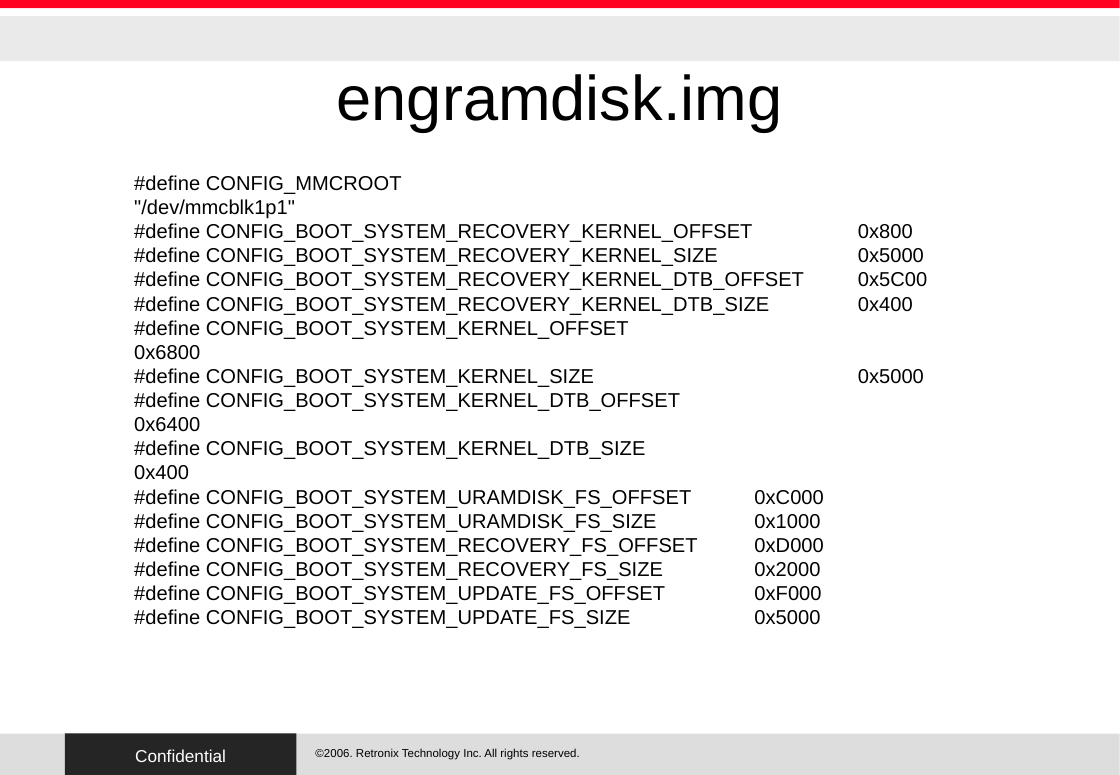
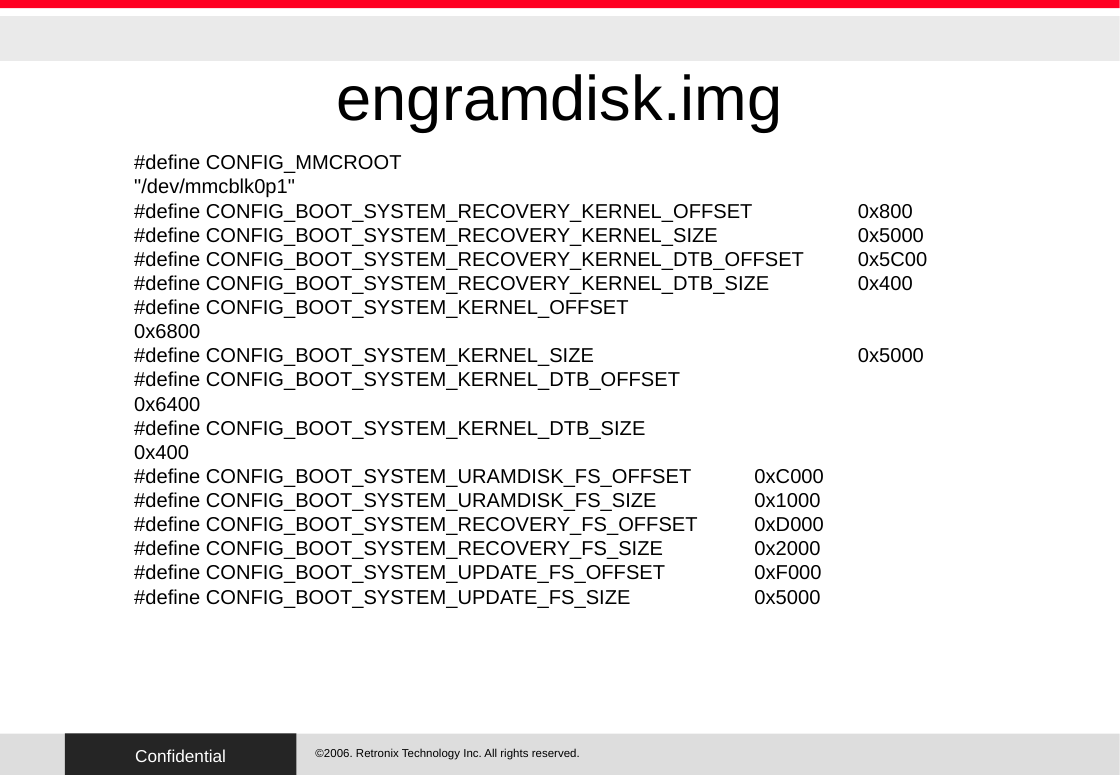
Before and after one commit to RetronixTechInc/u-boot-rtx, a slide deck: slide 12 of RTX/uboot.odp (slide 9 before the commit). Drawn at 1120x775 pixels with LibreOffice and Linux fonts; fonts in the diff are those of the drawing; background and template pictures are left out. Boxes give left, top, right and bottom in pixels: in the first picture for what was removed or moved away, otherwise in the second. Text is boxed around its words. In the diff, an @@ line names an element or a change of style, - is before the commit and + after.

```diff
--- a/RTX/uboot.odp
+++ b/RTX/uboot.odp
@@ text "#define CONFIG_MMCROOT "/dev/mmcblk0p1"": place and size @@
-text "#define CONFIG_MMCROOT "/dev/mmcblk0p1"" at bbox=[134, 175, 823, 628]
+text "#define CONFIG_MMCROOT "/dev/mmcblk0p1"" at bbox=[134, 154, 823, 608]
@@ text at bbox=[134, 154, 402, 198]: text changed @@
-#define CONFIG_MMCROOT "/dev/mmcblk1p1"
+#define CONFIG_MMCROOT "/dev/mmcblk0p1"
```
Also in this commit, not shown: 3 other slides changed, 5 slides added, 29 other files.
